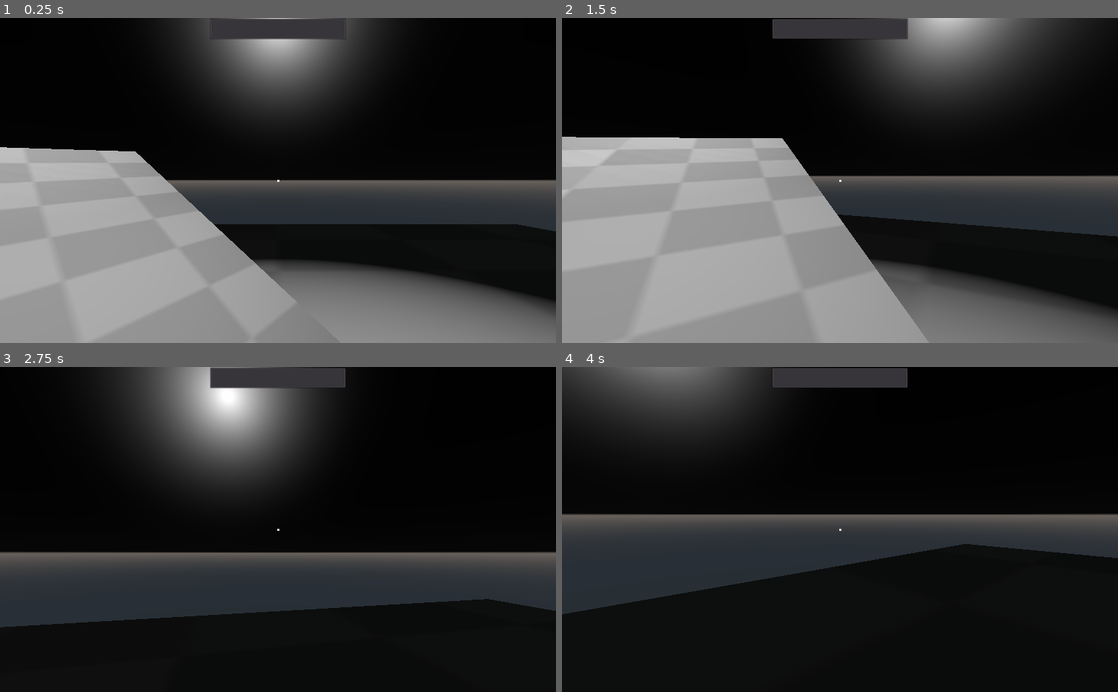
Above: before the commit, frames 1-4 (two rows, left to right).
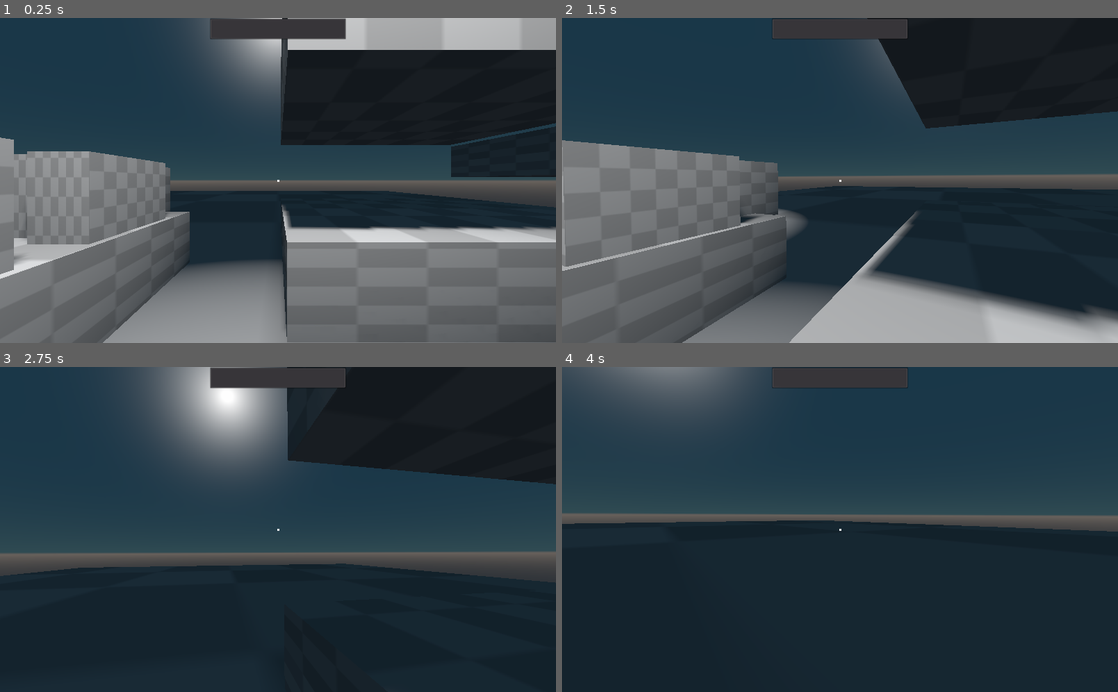
Above: after the commit, the same moments.

Repository: awnagel/Godot-Thief-Controller
Game: Godot game, scene res://scenes/Demo.tscn
Same seed, same stepped clock (60 frames per second), same inputs: the game is played once before the commit and once after it.
Inputs (mouse positions are in pixels of both pictures, inside the frame that each line leads up to):
- Up to frame 1 (0.25 s): no input
- Up to frame 2 (1.5 s): tap Enter at 0.5 s; move the mouse to (867, 180) at 0.52 s; hold Ctrl (crouch) 0.53-1.28 s; hold W (forward) from 0.53 s (still down); tap E (lean) at 0.8, 1.35 s; move the mouse to (812, 180) at 1.27 s
- Up to frame 3 (2.75 s): keep holding W (forward); tap Shift (sneak) at 1.55 s; move the mouse to (289, 523) at 2.02 s; hold Shift (sneak) from 2.03 s (still down); tap Space (clamber, bound only after the commit) at 2.3 s
- Up to frame 4 (4 s): keep holding W (forward); move the mouse to (834, 536) at 2.77 s; release Shift (sneak) at 2.78 s; tap Space (clamber, bound only after the commit) at 2.85 s; tap Ctrl (crouch) at 3.05 s; move the mouse to (878, 532) at 3.52 s; hold Ctrl (crouch) from 3.53 s (still down); tap E (lean) at 3.8 s

The runs differ from the first frame. In frame 1, 77% of the frame differs, in the area x 0-100%, y 0-100%; in frame 2, 82%; in frame 3, 76%; in frame 4, 85%.
Error in both runs: Invalid get index 'global_transform' (on base: 'null instance'). (res://scripts/LightDetector.gd:21)

Commit message:
Movement and noise
- Added very simple clamber system
- Added jumping
- Reworked player movement, slopes slightly easier
- Added sound emitter system that changes how "loud" the sound is by the texture.
- Head bobbing now includes z-axis camera rotation

Diff:
--- a/project.godot
+++ b/project.godot
@@ -56,6 +56,11 @@
 "events": [ Object(InputEventKey,"resource_local_to_scene":false,"resource_name":"","device":0,"alt":false,"shift":false,"control":false,"meta":false,"command":false,"pressed":false,"scancode":16777237,"unicode":0,"echo":false,"script":null)
  ]
 }
+clamber={
+"deadzone": 0.5,
+"events": [ Object(InputEventKey,"resource_local_to_scene":false,"resource_name":"","device":0,"alt":false,"shift":false,"control":false,"meta":false,"command":false,"pressed":false,"scancode":32,"unicode":0,"echo":false,"script":null)
+ ]
+}
 
 [rendering]
 
--- a/scenes/Demo.tscn
+++ b/scenes/Demo.tscn
@@ -1,27 +1,62 @@
-[gd_scene load_steps=6 format=2]
+[gd_scene load_steps=5 format=2]
 
 [ext_resource path="res://scenes/Player.tscn" type="PackedScene" id=1]
 [ext_resource path="res://scenes/Worldspawn.tscn" type="PackedScene" id=2]
-[ext_resource path="res://scenes/Sound_Detector.tscn" type="PackedScene" id=3]
 
 [sub_resource type="ProceduralSky" id=1]
-sky_top_color = Color( 0.0666667, 0.0666667, 0.0666667, 1 )
-sky_horizon_color = Color( 0.160784, 0.160784, 0.160784, 1 )
+sky_top_color = Color( 0.352941, 0.65098, 0.827451, 1 )
+sky_horizon_color = Color( 0.584314, 0.862745, 0.937255, 1 )
 sky_curve = 0.0706126
 sky_energy = 0.1
 
 [sub_resource type="Environment" id=2]
 background_mode = 2
 background_sky = SubResource( 1 )
-ambient_light_color = Color( 0.407843, 0.4, 0.4, 1 )
+ambient_light_color = Color( 0.694118, 0.658824, 0.658824, 1 )
 
 [node name="Demo" type="Spatial"]
 
 [node name="Worldspawn" parent="." instance=ExtResource( 2 )]
-transform = Transform( 3.13844, 0, 0, 0, 0.107341, 0, 0, 0, 3.13844, 0, 0, 0 )
+transform = Transform( 5.94561, 0, 0, 0, 0.107341, 0, 0, 0, 13.0852, 0, 0, 0 )
 
 [node name="Worldspawn2" parent="." instance=ExtResource( 2 )]
-transform = Transform( 0.0511237, -0.7151, -0.638638, 0.163272, 0.415255, -0.0610518, 0.0555585, -0.562311, 0.767081, -1.14935, 0.283272, -0.730448 )
+transform = Transform( -2.93068e-08, -0.999999, 0, 0.179884, -1.62921e-07, 0, 0, 0, 1, -1.62199, 0.283272, -0.730448 )
+
+[node name="Worldspawn12" parent="." instance=ExtResource( 2 )]
+transform = Transform( -2.93068e-08, -0.999999, 0, 0.179884, -1.62921e-07, 0, 0, 0, 1, 1.03201, 0.283272, -1.91615 )
+
+[node name="Worldspawn21" parent="." instance=ExtResource( 2 )]
+transform = Transform( -1.60877e-08, -0.548939, 7.39472e-15, 0.0946599, -8.57333e-08, 0.398108, -0.0281096, 2.54589e-08, 1.34064, -0.353357, 0.114855, 2.55363 )
+
+[node name="Worldspawn13" parent="." instance=ExtResource( 2 )]
+transform = Transform( -2.93068e-08, -0.999999, 0, 0.424741, -3.84688e-07, 0, 0, 0, 1, 1.03201, 1.52861, -1.83811 )
+
+[node name="Worldspawn14" parent="." instance=ExtResource( 2 )]
+transform = Transform( -2.93068e-08, -0.999999, 0, 0.179884, -1.62921e-07, 0, 0, 0, 1, 3.06566, 0.906262, -1.85661 )
+
+[node name="Worldspawn8" parent="." instance=ExtResource( 2 )]
+transform = Transform( -3.14226e-09, -0.107219, 0, 0.179884, -1.62921e-07, 0, 0, 0, 0.271781, -0.760652, 0.604947, -0.392793 )
+
+[node name="Worldspawn9" parent="." instance=ExtResource( 2 )]
+transform = Transform( -3.14226e-09, -0.107219, 0, 0.179884, -1.62921e-07, 0, 0, 0, 0.271781, -0.760652, 0.604947, -1.16566 )
+
+[node name="Worldspawn10" parent="." instance=ExtResource( 2 )]
+transform = Transform( -3.14226e-09, -0.107219, 0, 0.179884, -1.62921e-07, 0, 0, 0, 0.482195, -0.970431, 0.604947, -0.0936148 )
+
+[node name="Worldspawn11" parent="." instance=ExtResource( 2 )]
+transform = Transform( -3.14226e-09, -0.107219, 0, 0.179884, -1.62921e-07, 0, 0, 0, 0.482195, -0.970431, 0.604947, -1.46484 )
+
+[node name="Worldspawn4" parent="." instance=ExtResource( 2 )]
+transform = Transform( -8.8897e-09, -0.303332, 0, 0.0545646, -4.94192e-08, 0, 0, 0, 0.303332, -1.89088, 0.968637, 1.74407 )
+
+[node name="Worldspawn5" parent="." instance=ExtResource( 2 )]
+transform = Transform( -8.8897e-09, -0.303332, 0, 0.0545646, -4.94192e-08, 0, 0, 0, 0.303332, -1.33658, 0.968637, 2.34538 )
+
+[node name="Worldspawn6" parent="." instance=ExtResource( 2 )]
+transform = Transform( -8.8897e-09, -0.303332, 0, 0.0545646, -4.94192e-08, 0, 0, 0, 0.303332, -1.32847, 0.968637, 1.18046 )
+
+[node name="Worldspawn7" parent="." instance=ExtResource( 2 )]
+transform = Transform( -8.8897e-09, -0.303332, 0, 0.0545646, -4.94192e-08, 0, 0, 0, 0.303332, -0.745026, 0.968637, 1.76379 )
 
 [node name="Worldspawn3" parent="." instance=ExtResource( 2 )]
 transform = Transform( 0.173809, 0, -0.257689, 0, 1, 0, 0.0463541, 0, 0.966228, 1.79538, 0.430111, 1.18068 )
@@ -48,6 +83,6 @@
 environment = SubResource( 2 )
 
 [node name="Player" parent="." instance=ExtResource( 1 )]
-
-[node name="Sound_Detector" parent="." instance=ExtResource( 3 )]
-transform = Transform( 0.0960232, 0, 0, 0, 0.0960232, 0, 0, 0, 0.0960232, 0.95585, 0.394046, 2.31988 )
+speed = 0.5
+gravity = 40.0
+jump_force = 7.5
--- a/scripts/Player.gd
+++ b/scripts/Player.gd
@@ -10,12 +10,17 @@
 enum {
 	WALKING,
 	LEANING,
-	CROUCHING
+	CROUCHING,
+	CLAMBERING_RISE,
+	CLAMBERING_LEDGE
 }
 
 var state = WALKING
 
 export var speed : float = 1.0
+export var gravity : float = 60.0
+export var jump_force : float = 10.0
+export var drag : float = 0.2
 export var mouse_sens : float = 0.5
 export var lock_mouse : bool = true
 export var head_bob_enabled : bool = true
@@ -32,176 +37,6 @@
 var camera_pos_normal : Vector3 = Vector3.ZERO
 var collision_normal_height : float = 0.0
 var collision_normal_offset : float = 0.0
-
-func _ready() -> void:
-	bob_reset = camera.global_transform.origin.y
-
-	collision_normal_height = collider.shape.height
-	collision_normal_offset = collider.global_transform.origin.y
-
-	load_footstep_sounds(footstep_sounds_folder)
-
-	if lock_mouse:
-		Input.set_mouse_mode(Input.MOUSE_MODE_CAPTURED)
-
-var current_sound_dir : String = ""
-
-func load_footstep_sounds(sound_dir) -> void:
-	if sound_dir == "":
-		return
-
-	if current_sound_dir == sound_dir:
-		return
-
-	current_sound_dir = sound_dir
-
-	if sound_dir.ends_with("/"):
-		sound_dir.erase(sound_dir.length() - 1, 1)
-
-	if not "res://" in sound_dir:
-		sound_dir = "res://" + sound_dir
-
-	var snd_dir = Directory.new()
-	snd_dir.open(sound_dir)
-	snd_dir.list_dir_begin(true)
-
-	var sound = snd_dir.get_next()
-	while sound != "":
-		if not sound.ends_with(".import"):
-			footstep_sounds.append(load(sound_dir + "/" + sound))
-		sound = snd_dir.get_next()
-
-func get_surface_texture() -> Dictionary:
-	if surface_detector.get_collider():
-		var mesh = null
-		for node in surface_detector.get_collider().get_children():
-			if node is MeshInstance:
-				if node.mesh != null:
-					mesh = node
-
-		if !mesh:
-			return {}
-
-		if mesh.get_surface_material(0) != null:
-				var path = mesh.get_surface_material(0).albedo_texture.resource_path.split("/")
-				var n = path[path.size() - 1].split(".")[0]
-				if TEXTURE_SOUND_LIB.has(n):
-					return TEXTURE_SOUND_LIB[n]
-
-	return {}
-
-func handle_player_sound_emission() -> void:
-	var result = get_surface_texture()
-
-	if result.size() == 0:
-		return
-
-	sound_emitter.radius = result["amplifier"]
-
-	if result.sfx_folder != "":
-		load_footstep_sounds(result.sfx_folder)
-
-func _input(event) -> void:
-	if event is InputEventMouseMotion:
-		rotation_degrees.y -= event.relative.x * mouse_sens
-		camera.rotation_degrees.x -= event.relative.y * mouse_sens
-		camera.rotation_degrees.x = clamp(camera.rotation_degrees.x, -90, 90)
-
-func _physics_process(delta) -> void:
-	if Input.is_action_just_released("ui_cancel"):
-		get_tree().quit()
-
-	camera_pos_normal = global_transform.origin + Vector3.UP * bob_reset
-
-	light_indicator.value = light_level
-	sound_emitter.radius = get_surface_texture()
-
-	match state:
-		WALKING:
-			if Input.is_action_pressed("lean"):
-				state = LEANING
-				return
-
-			if Input.is_action_pressed("crouch"):
-				state = CROUCHING
-				return
-
-			if Input.is_action_pressed("sneak"):
-				walk(delta, 0.5)
-				return
-
-			walk(delta)
-
-		CROUCHING:
-			crouch()
-			walk(delta, 0.5)
-
-		LEANING:
-			lean()
-
-func walk(delta, speed_mod : float = 1.0) -> void:
-	var move_dir = Vector3()
-	move_dir.x = (Input.get_action_strength("right") - Input.get_action_strength("left"))
-	move_dir.z = (Input.get_action_strength("back") - Input.get_action_strength("forward"))
-	move_dir = move_dir.normalized()
-	move_dir = move_dir.rotated(Vector3.UP, rotation.y)
-
-	velocity += speed * move_dir - velocity + Vector3.DOWN * 60 * delta
-	velocity = move_and_slide((velocity * speed_mod) + get_floor_velocity(), Vector3.UP, false, 4, PI, false)
-
-	handle_player_sound_emission()
-
-	if head_bob_enabled and state == WALKING:
-		head_bob(delta)
-
-	if velocity.length() > 0.1 and not audio_player.playing:
-		play_footstep_audio()
-
-var time = 0.0
-
-func head_bob(delta : float) -> void:
-	if velocity.length() == 0.0:
-		camera.global_transform.origin = global_transform.origin + Vector3.UP * bob_reset
-
-	time += delta
-	var y_bob = sin(time * (4 * PI)) * velocity.length() * (speed / 1000.0)
-	camera.global_transform.origin.y += y_bob
-
-func play_footstep_audio() -> void:
-	if footstep_sounds.size() > 0:
-		footstep_sounds.shuffle()
-		audio_player.stream = footstep_sounds.front()
-		audio_player.play()
-
-func crouch() -> void:
-	var from = collider.shape.height
-	var to = collision_normal_height - (collision_normal_height * 0.7)
-	collider.shape.height = lerp(from, to, 0.1)
-
-	from = camera.global_transform.origin.y
-	to = bob_reset - (bob_reset * 0.2)
-	camera.global_transform.origin.y = lerp(from, to, 0.1)
-
-	if !Input.is_action_pressed("crouch"):
-		camera.global_transform.origin = global_transform.origin + Vector3.UP * bob_reset
-		state = WALKING
-		return
-
-func lean() -> void:
-	var axis = (Input.get_action_strength("right") - Input.get_action_strength("left"))
-
-	var from = camera.global_transform.origin
-	var to = camera_pos_normal + (camera.global_transform.basis.x * 0.2 * axis)
-	camera.global_transform.origin = lerp(from, to, 0.1)
-
-	from = camera.rotation_degrees.z
-	to = -10.0 * axis
-	camera.rotation_degrees.z = lerp(from, to, 0.1)
-
-	var diff = camera.global_transform.origin - camera_pos_normal
-	if axis == 0 and diff.length() <= 0.01:
-		state = WALKING
-		return
 
 #Replace the placeholder with the full path of the folder where the specific sound files are stored
 #Don't include res://
@@ -211,3 +46,321 @@
 		"sfx_folder" : "sfx/footsteps/"
 	}
 }
+
+func _ready() -> void:
+	bob_reset = camera.global_transform.origin.y
+
+	collision_normal_height = collider.shape.height
+	collision_normal_offset = collider.global_transform.origin.y
+
+	load_footstep_sounds(footstep_sounds_folder)
+
+	if lock_mouse:
+		Input.set_mouse_mode(Input.MOUSE_MODE_CAPTURED)
+
+var current_sound_dir : String = ""
+
+func load_footstep_sounds(sound_dir) -> void:
+	if sound_dir == "":
+		return
+
+	if current_sound_dir == sound_dir:
+		return
+
+	current_sound_dir = sound_dir
+
+	if sound_dir.ends_with("/"):
+		sound_dir.erase(sound_dir.length() - 1, 1)
+
+	if not "res://" in sound_dir:
+		sound_dir = "res://" + sound_dir
+
+	var snd_dir = Directory.new()
+	snd_dir.open(sound_dir)
+	snd_dir.list_dir_begin(true)
+
+	var sound = snd_dir.get_next()
+	while sound != "":
+		if not sound.ends_with(".import"):
+			footstep_sounds.append(load(sound_dir + "/" + sound))
+		sound = snd_dir.get_next()
+
+func get_surface_texture() -> Dictionary:
+	if surface_detector.get_collider():
+		var mesh = null
+		for node in surface_detector.get_collider().get_children():
+			if node is MeshInstance:
+				if node.mesh != null:
+					mesh = node
+
+		if !mesh:
+			return {}
+
+		if mesh.get_surface_material(0) != null:
+				var path = mesh.get_surface_material(0).albedo_texture.resource_path.split("/")
+				var n = path[path.size() - 1].split(".")[0]
+				if TEXTURE_SOUND_LIB.has(n):
+					return TEXTURE_SOUND_LIB[n]
+
+	return {}
+
+func handle_player_sound_emission() -> void:
+	var result = get_surface_texture()
+
+	if result.size() == 0:
+		return
+
+	sound_emitter.radius = result["amplifier"]
+
+	if result.sfx_folder != "":
+		load_footstep_sounds(result.sfx_folder)
+
+func _input(event) -> void:
+	if event is InputEventMouseMotion:
+		rotation_degrees.y -= event.relative.x * mouse_sens
+		camera.rotation_degrees.x -= event.relative.y * mouse_sens
+		camera.rotation_degrees.x = clamp(camera.rotation_degrees.x, -90, 90)
+
+func _physics_process(delta) -> void:
+	if Input.is_action_just_released("ui_cancel"):
+		get_tree().quit()
+
+	camera_pos_normal = global_transform.origin + Vector3.UP * bob_reset
+
+	light_indicator.value = light_level
+
+	match state:
+		WALKING:
+			if Input.is_action_pressed("lean"):
+				state = LEANING
+				return
+
+			if Input.is_action_pressed("crouch"):
+				state = CROUCHING
+				return
+
+			if Input.is_action_pressed("sneak"):
+				walk(delta, 0.75)
+				return
+
+			walk(delta)
+
+		CROUCHING:
+			crouch()
+			walk(delta, 0.75)
+
+		LEANING:
+			lean()
+
+		CLAMBERING_RISE:
+			#collider.disabled = true
+			var pos = global_transform.origin
+			var target = Vector3(pos.x, clamber_destination.y, pos.z)
+			global_transform.origin = lerp(pos, target, 0.1)
+			crouch()
+
+			var from = camera.rotation_degrees.x
+			var to = pos.angle_to(target)
+			camera.rotation_degrees.x = lerp(from, to, 0.1)
+
+			var d = pos - target
+			if d.length() < 0.1:
+				state = CLAMBERING_LEDGE
+				return
+
+		CLAMBERING_LEDGE:
+			global_transform.origin = lerp(global_transform.origin, clamber_destination, 0.1)
+			crouch()
+
+			var from = camera.rotation_degrees.x
+			var to = global_transform.origin.angle_to(clamber_destination)
+			camera.rotation_degrees.x = lerp(from, to, 0.1)
+
+			var d = global_transform.origin - clamber_destination
+			if d.length() < 0.1:
+				global_transform.origin = clamber_destination
+				state = CROUCHING
+				return
+
+var snap_vec = Vector3.DOWN
+
+#Needs some refining
+func walk(delta, speed_mod : float = 1.0) -> void:
+	var move_dir = Vector3()
+	move_dir.x = (Input.get_action_strength("right") - Input.get_action_strength("left"))
+	move_dir.z = (Input.get_action_strength("back") - Input.get_action_strength("forward"))
+	move_dir = move_dir.normalized()
+	move_dir = move_dir.rotated(Vector3.UP, rotation.y)
+
+	var y_velo = velocity.y
+
+	velocity += speed * move_dir - velocity * Vector3(drag, 0, drag) + Vector3.DOWN * gravity * delta
+
+	velocity = move_and_slide_with_snap((velocity * speed_mod) + get_floor_velocity(), snap_vec, Vector3.UP, true, 4, PI, false)
+
+	var grounded = is_on_floor()
+
+	if !grounded and y_velo < velocity.y:
+		velocity.y = y_velo
+
+	if grounded:
+		velocity.y = -0.01
+	if grounded and Input.is_action_just_pressed("clamber"):
+		# Check for clamber
+		if clamber():
+			return
+
+		# If no clamber, jump
+		velocity.y = jump_force
+		snap_vec = Vector3.ZERO
+		return
+	else:
+		snap_vec = Vector3.DOWN
+
+	handle_player_sound_emission()
+
+	if head_bob_enabled and grounded and state == WALKING:
+		head_bob(delta)
+
+	if velocity.length() > 0.1 and grounded and not audio_player.playing and is_on_floor():
+		play_footstep_audio()
+
+var time = 0.0
+
+func head_bob(delta : float) -> void:
+	if velocity.length() == 0.0:
+		camera.global_transform.origin = global_transform.origin + Vector3.UP * bob_reset
+
+	time += delta
+	var y_bob = sin(time * (4 * PI)) * velocity.length() * (speed / 1000.0)
+	var z_bob = sin(time * (2 * PI)) * velocity.length() * 0.2
+	camera.global_transform.origin.y += y_bob
+	camera.rotation_degrees.z = z_bob
+
+func play_footstep_audio() -> void:
+	if footstep_sounds.size() > 0:
+		footstep_sounds.shuffle()
+		audio_player.stream = footstep_sounds.front()
+		audio_player.play()
+
+func crouch() -> void:
+	var from = collider.shape.height
+	var to = collision_normal_height * 0.1
+	collider.shape.height = lerp(from, to, 0.1)
+
+	from = camera.global_transform.origin
+	to = camera_pos_normal + (Vector3.DOWN * bob_reset * 0.4)
+	camera.global_transform.origin = lerp(from, to, 0.1)
+
+	if !Input.is_action_pressed("crouch") and state == CROUCHING:
+		var pos = global_transform.origin
+		var space = get_world().direct_space_state
+		if !space.intersect_ray(pos, pos + Vector3.UP * bob_reset + Vector3.UP * 0.2, [self]):
+			state = WALKING
+			camera.global_transform.origin = pos + Vector3.UP * bob_reset
+			collider.shape.height = collision_normal_height
+			return
+
+func lean() -> void:
+	var axis = (Input.get_action_strength("right") - Input.get_action_strength("left"))
+
+	var from = camera.global_transform.origin
+	var to = camera_pos_normal + (camera.global_transform.basis.x * 0.2 * axis)
+	camera.global_transform.origin = lerp(from, to, 0.1)
+
+	from = camera.rotation_degrees.z
+	to = -10.0 * axis
+	camera.rotation_degrees.z = lerp(from, to, 0.1)
+
+	var diff = camera.global_transform.origin - camera_pos_normal
+	if axis == 0 and diff.length() <= 0.01:
+		state = WALKING
+		return
+
+#TODO: Get the best distance values
+func clamber() -> bool:
+	if camera.rotation_degrees.x < 20.0:
+		return vent_clamber() or wall_clamber()
+	elif camera.rotation_degrees.x > 20.0:
+		return wall_clamber() or vent_clamber()
+	return false
+
+var clamber_destination : Vector3 = Vector3.ZERO
+
+func wall_clamber() -> bool:
+	var space = get_world().direct_space_state
+	var pos = global_transform.origin
+	var d1 = pos + Vector3.UP * 1.25
+	var d2 = d1 -global_transform.basis.z.normalized()
+	var d3 = d2 + Vector3.DOWN * 16
+
+	if not space.intersect_ray(pos, d1):
+		for i in range(5):
+			if not space.intersect_ray(d1, d2 - global_transform.basis.z.normalized() * i):
+				for j in range(5):
+					d2 = d1 + -global_transform.basis.z.normalized() * (j + 1)
+					var r = space.intersect_ray(d2, d3)
+					if r:
+						var ground_check = space.intersect_ray(pos, pos + Vector3.DOWN * 2)
+
+						if ground_check.collider == r.collider:
+							return false
+
+						if check_clamber_box(r.position) != Vector3.ZERO:
+							continue
+
+						if r.position.y < pos.y:
+							return false
+
+						#Start clamber animation
+						velocity = Vector3.ZERO
+						clamber_destination = r.position
+						state = CLAMBERING_RISE
+						return true
+
+	return false
+
+func vent_clamber() -> bool:
+	var space = get_world().direct_space_state
+	var pos = global_transform.origin
+	var d1 = camera.global_transform.origin - camera.global_transform.basis.z.normalized() * 0.4
+	var d2 = d1 + Vector3.DOWN * 6
+
+	if not space.intersect_ray(pos, d1, [self]):
+		for i in range(5):
+			var r = space.intersect_ray(d1 - camera.global_transform.basis.z.normalized() * 0.4 * i, d2, [self])
+			if r:
+				var ground_check = space.intersect_ray(pos, pos + Vector3.DOWN * 2)
+
+				if ground_check and ground_check.collider == r.collider:
+					return false
+
+				if check_clamber_box(r.position) != Vector3.ZERO:
+					return false
+
+				if r.position.y < pos.y:
+					return false
+
+				velocity = Vector3.ZERO
+				clamber_destination = r.position
+				state = CLAMBERING_RISE
+				return true
+
+	return false
+
+#TODO: Add debug bounding box drawing feature
+#TODO: Add simple nudging.
+func check_clamber_box(pos : Vector3) -> Vector3:
+	var shape = BoxShape.new()
+	shape.extents = Vector3.ONE * 0.25
+
+	var query = PhysicsShapeQueryParameters.new()
+	query.set_shape(shape)
+	query.transform = Transform(global_transform.basis, pos + Vector3.UP * 0.275)
+
+	var result = get_world().direct_space_state.get_rest_info(query)
+
+	if result.size() > 0:
+		return Vector3.ONE
+
+	return Vector3.ZERO
--- a/scripts/SoundEmitter.gd
+++ b/scripts/SoundEmitter.gd
@@ -10,4 +10,5 @@
 		if body.has_method("listen"):
 			body.listen(get_parent())
 
-	$CollisionShape.shape.radius = radius
+	if $CollisionShape.shape:
+		$CollisionShape.shape.radius = radius
